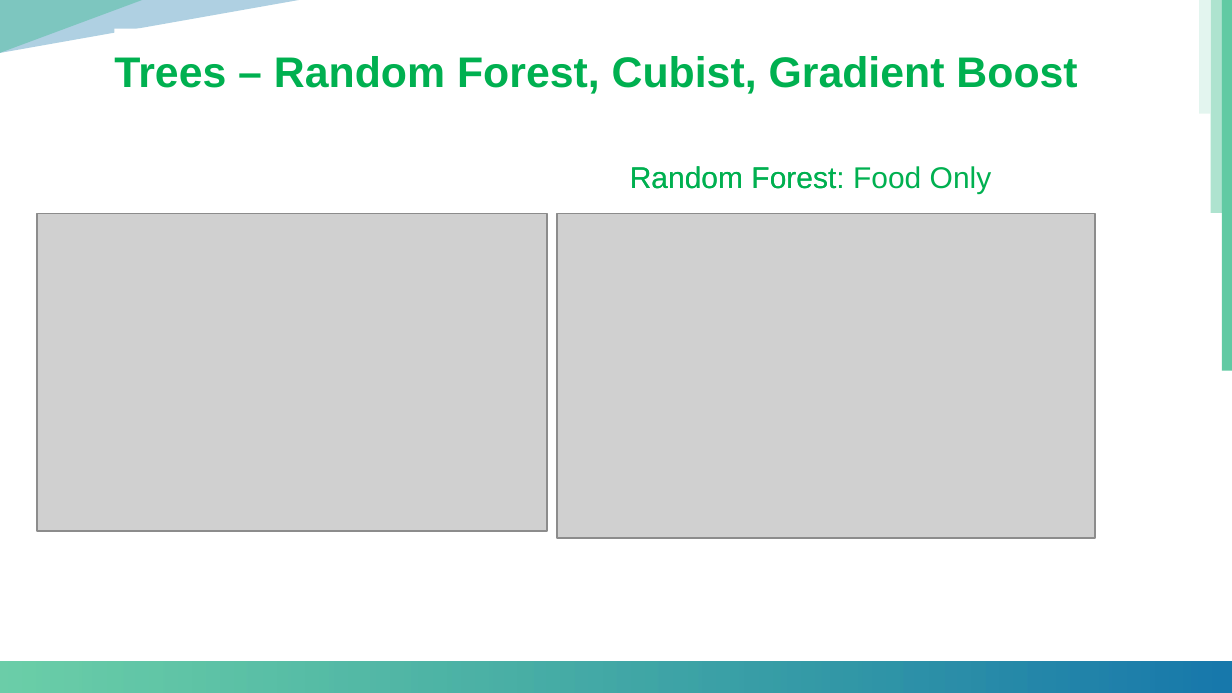
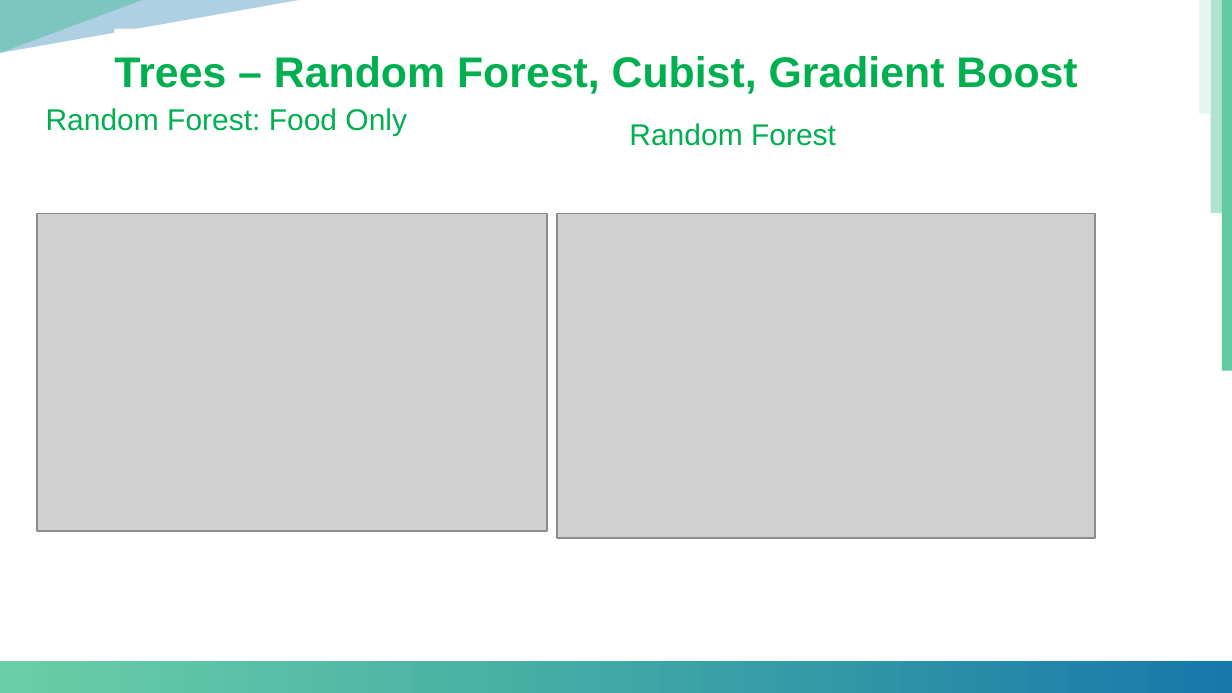
Before and after one commit to geeman1209/Data622, a slide deck: slide 17 of Project/presentation_ML_updated.pptx (slide 18 before the commit). Drawn at 1232x693 pixels with LibreOffice and Linux fonts; fonts in the diff are those of the drawing; grey boxes stand for pictures; background and template pictures are left out. Boxes give left, top, right and bottom in pixels: in the first picture for what was removed or moved away, otherwise in the second. Text is boxed around its words. In the diff, an @@ line names an element or a change of style, - is before the commit and + after.

Commit message:
Update presentation

```diff
--- a/Project/presentation_ML_updated.pptx
+++ b/Project/presentation_ML_updated.pptx
@@ text "Random Forest: Food Only" rewrapped from <box>853,166,992,193</box> to <box>46,108,407,135</box> @@
@@ text "Random Forest": place and size @@
-text "Random Forest" at <box>630,166,836,189</box>
+text "Random Forest" at <box>629,123,836,146</box>
```
Also in this commit, not shown: 1 slide removed, 2 other files.
